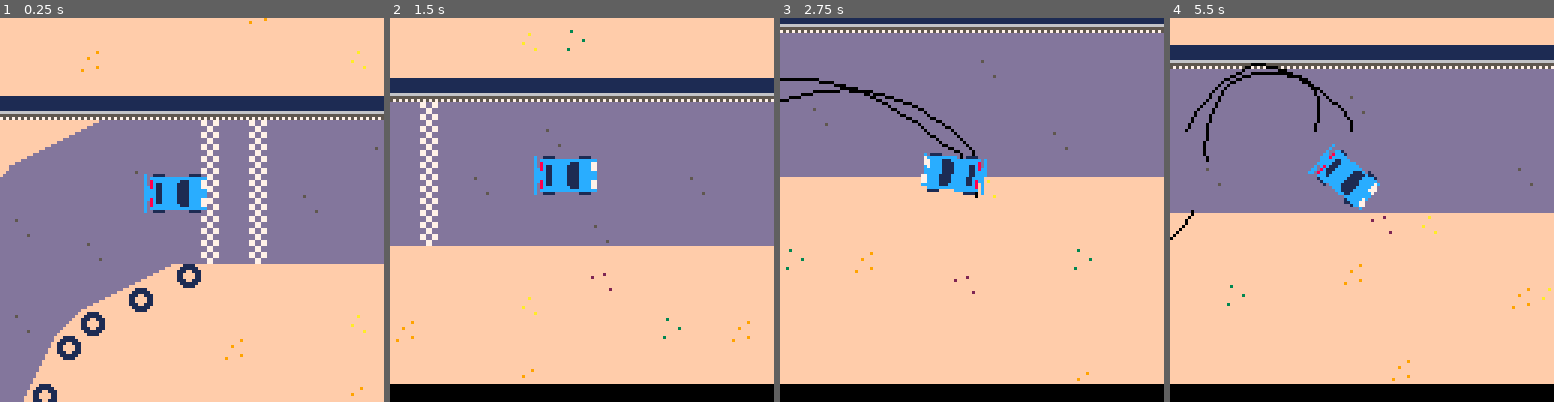
Above: before the commit, frames 1-4 (left to right).
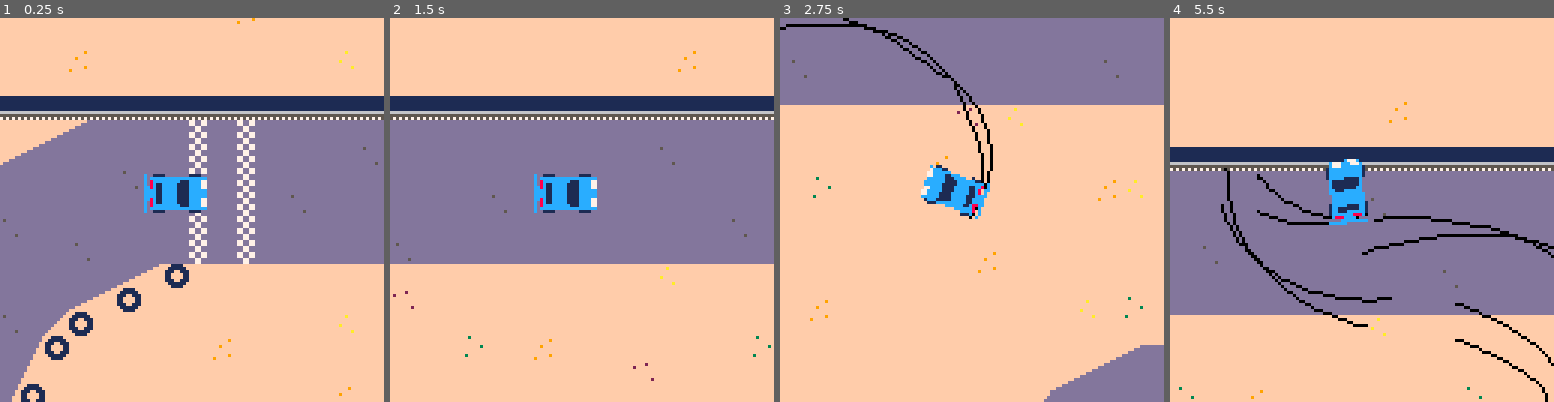
Above: after the commit, the same moments.

Repository: graearea/pico8
Game: PICO-8 cartridge skidmarks.p8
Same seed, same stepped clock (60 frames per second), same inputs: the game is played once before the commit and once after it.
Inputs:
- Up to frame 1 (0.25 s): no input
- Up to frame 2 (1.5 s): tap X (X key) at 0.33, 1.07 s
- Up to frame 3 (2.75 s): hold Right 1.6-2.1 s; tap X (X key) at 1.85 s; hold Right from 2.47 s (still down)
- Up to frame 4 (5.5 s): tap X (X key) at 2.97, 4.08, 5.2 s; release Right at 3.03 s; hold Left 3.08-3.58 s; hold Right 4.02-4.68 s; hold Left from 5.08 s (still down)

The runs differ from the first frame. In frame 1, 5.8% of the frame differs, in the area x 0-99%, y 0-100%; in frame 2, 23%; in frame 3, 31%; in frame 4, 65%, in the area x 0-100%, y 7-100%.

Commit message:
smoother

Diff:
--- a/skidmarks.p8
+++ b/skidmarks.p8
@@ -13,11 +13,11 @@
 end
 
 
-function _update()
+function _update60()
   if (btn(⬅️)) then
-   car.steer=clamp(car.steer-1,-10,10)
+   car.steer=clamp(car.steer-0.5,-5,5)
   elseif (btn(➡️)) then
-   car.steer=clamp(car.steer+1,-10,10)
+   car.steer=clamp(car.steer+0.5,-5,5)
   else
    if(car.steer>0) then car.steer-=1 end
    if(car.steer<0) then car.steer+=1 end
@@ -37,14 +37,15 @@
   window_x=car.x-58
   window_y=car.y-58
   camera(window_x,window_y)
-  rectfill(0,0,1024,1027,15)
+  rectfill(-100,-100,1024,1027,15)
   map(0, 0, 0, 0, 1024, 64)
 	 draw_skids(skids_l)
 	 draw_skids(skids_r)
   car:draw()
   camera()
+  --print(#skids_l .."▒ " ..stat(7).. "✽".. stat(1))
   --print(car:is_hitting_wall())
-  print(bob)
+  --print(bob)
 --  print(mget(car.x/8,car.y/8)>8,0,0,11)
 end
 
@@ -113,14 +114,14 @@
 	move=function(self,v)
 	 local dx=self.dx
   local dy=self.dy
-		local max_dx=6
-  local max_dy=6
-
-		new_dx=(5*cos(-self.angle/360))
-  new_dy=(5*sin(-self.angle/360))
-
-		delta_dx=(new_dx-dx)/50
-		delta_dy=(new_dy-dy)/50
+		local max_dx=3
+  local max_dy=3
+
+		local new_dx=(3*cos(-self.angle/360))
+  local new_dy=(3*sin(-self.angle/360))
+
+		local delta_dx=(new_dx-dx)/50
+		local delta_dy=(new_dy-dy)/50
   if (not handbrake) do
  		dx=dx+delta_dx
  		dy=dy+delta_dy
